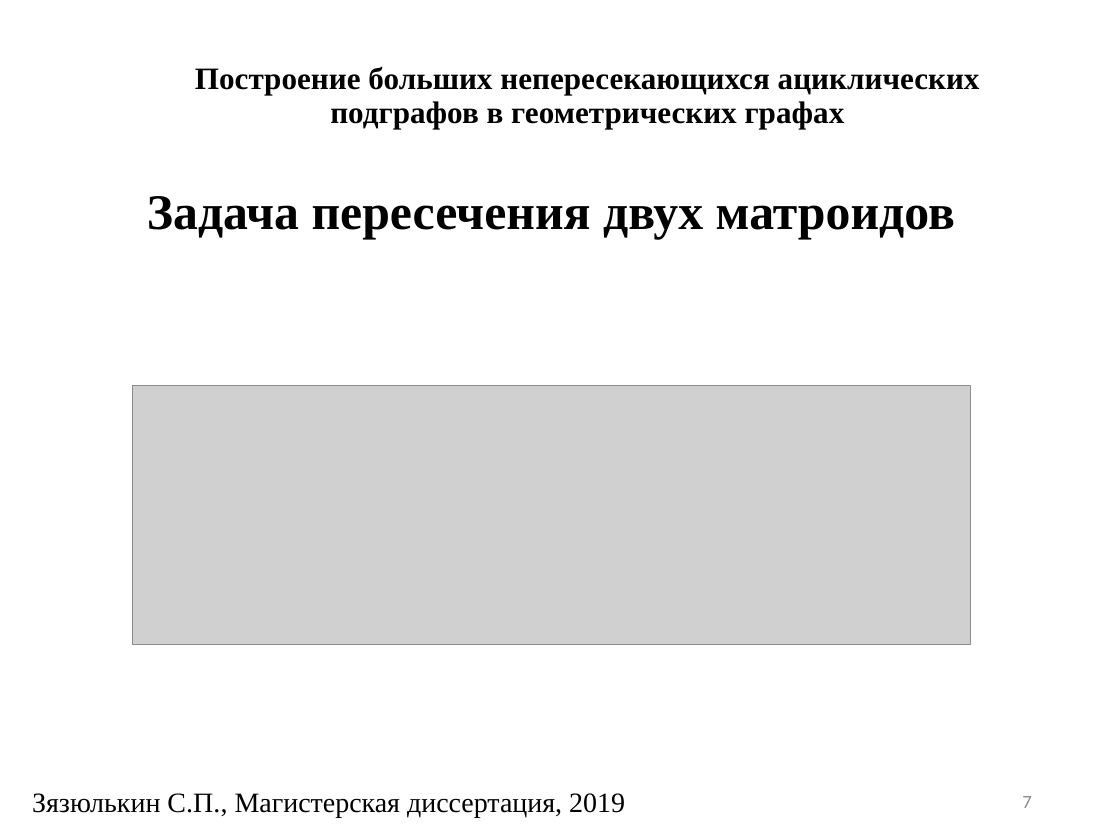
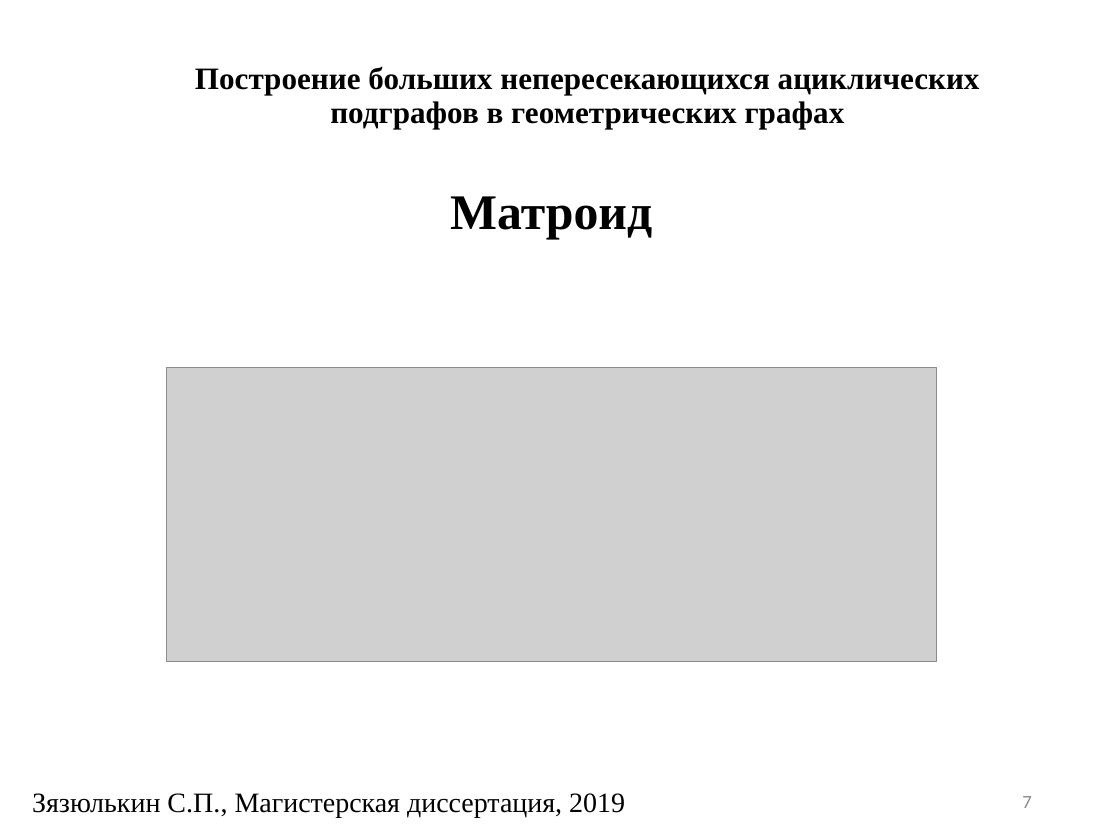
Before and after one commit to SergeyZyazyulkin/NonCrossingSubgraphs, a slide deck: slide 7 of docs/presentation.ppt. Drawn at 1120x840 pixels with LibreOffice and Linux fonts; fonts in the diff are those of the drawing; grey boxes stand for pictures; background and template pictures are left out. Boxes give left, top, right and bottom in pixels: in the first picture for what was removed or moved away, otherwise in the second. Text is boxed around its words. In the diff, an @@ line names an element or a change of style, - is before the commit and + after.

```diff
--- a/docs/presentation.ppt
+++ b/docs/presentation.ppt
@@ title at (450,196,652,240): text changed @@
-Задача пересечения двух матроидов
+Матроид
@@ picture: place and size @@
-picture at (132,385,971,644)
+picture at (167,367,937,661)
```
Also in this commit, not shown: 16 other slides changed, 5 slides added, 3 other files.
